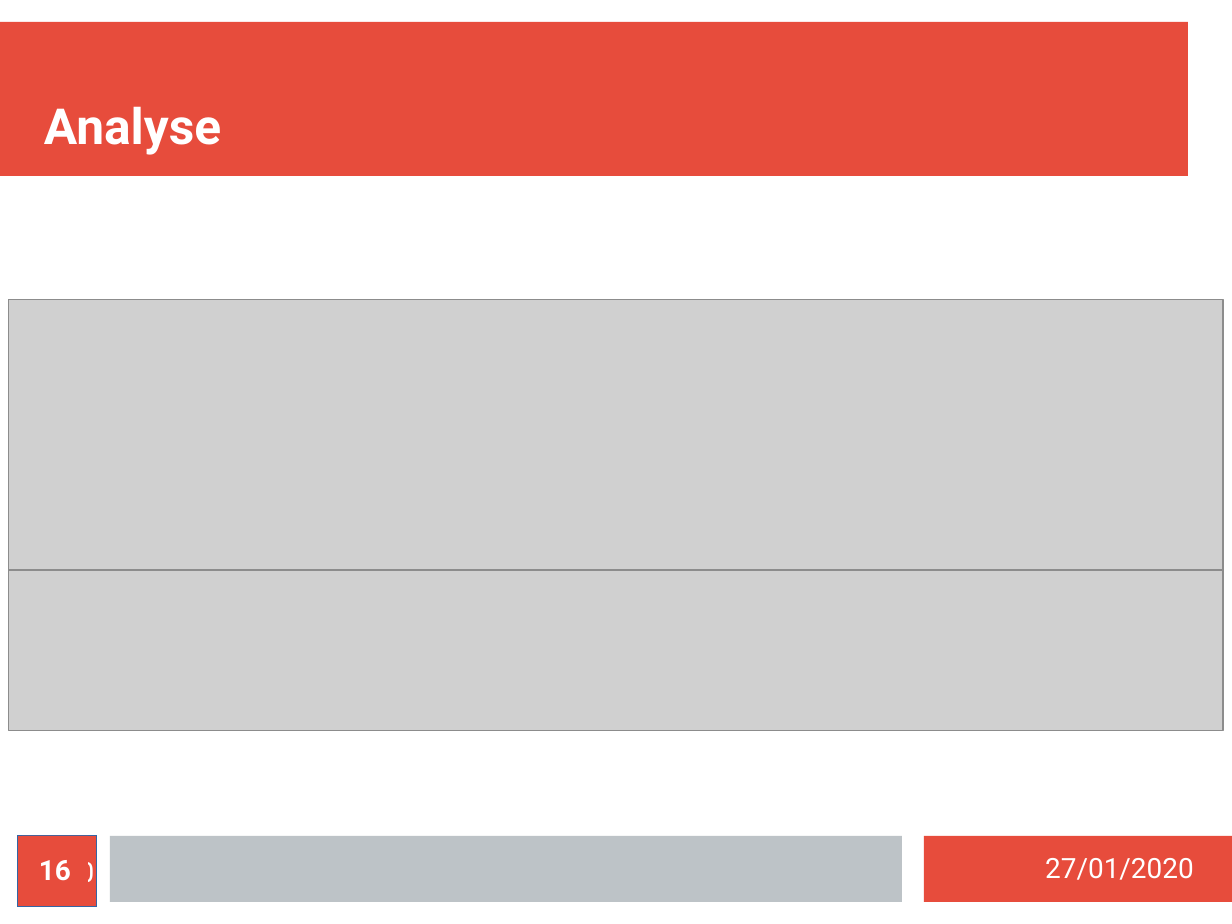
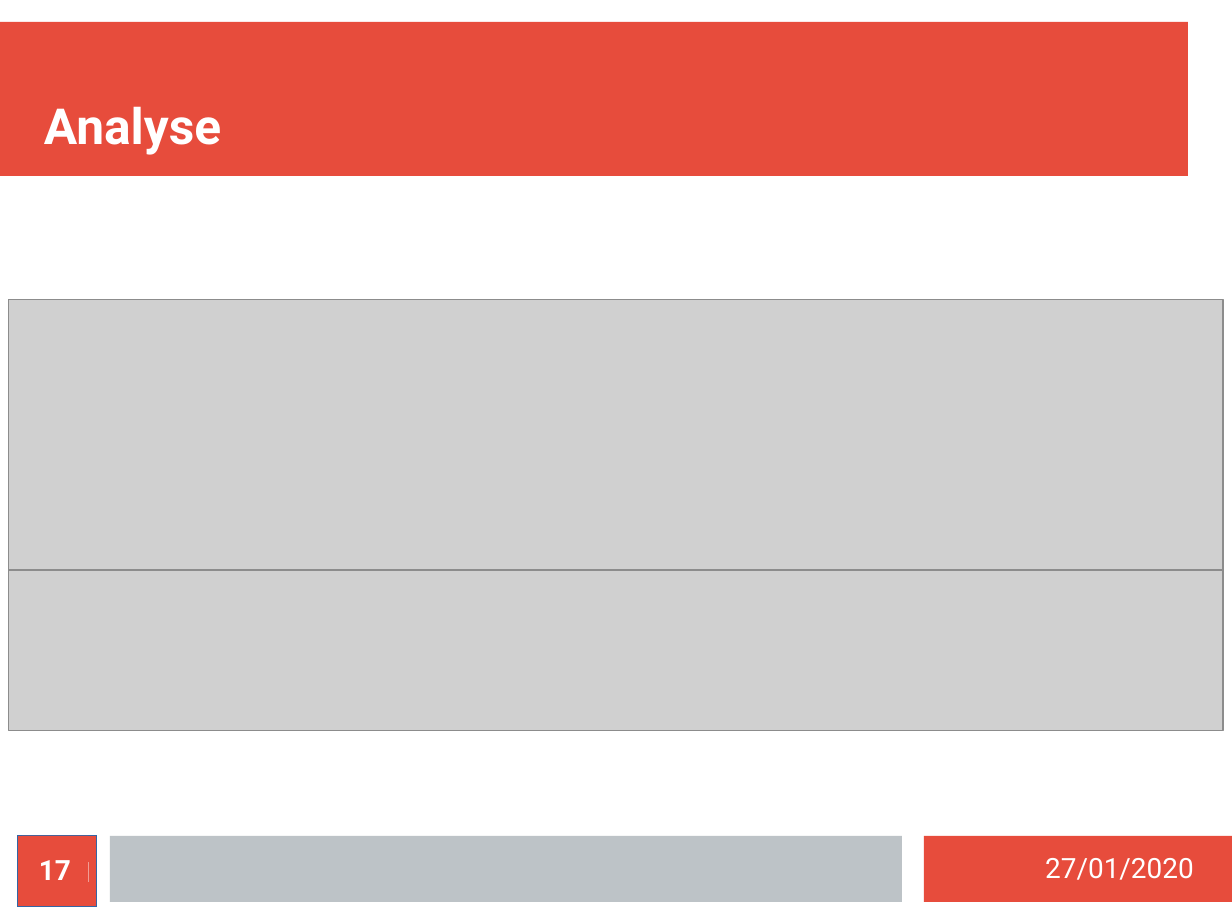
Before and after one commit to MezeretteBrice/Projet_Ronde, a slide deck: slide 17 of SOUTENANCE/Revue1/controleurrondejeremi.odp (slide 16 before the commit). Drawn at 1232x924 pixels with LibreOffice and Linux fonts; fonts in the diff are those of the drawing; grey boxes stand for pictures. Boxes give left, top, right and bottom in pixels: in the first picture for what was removed or moved away, otherwise in the second. Text is boxed around its words. In the diff, an @@ line names an element or a change of style, - is before the commit and + after.

```diff
--- a/SOUTENANCE/Revue1/controleurrondejeremi.odp
+++ b/SOUTENANCE/Revue1/controleurrondejeremi.odp
@@ page number at (x1=20, y1=860, x2=94, y2=882): text changed @@
-16/20
+17/21
@@ page number at (x1=39, y1=860, x2=71, y2=880): text changed @@
-16
+17
@@ text at (x1=46, y1=860, x2=89, y2=882): text changed @@
-/20
+/21
```
Also in this commit, not shown: 13 other slides changed, 1 slide added.
